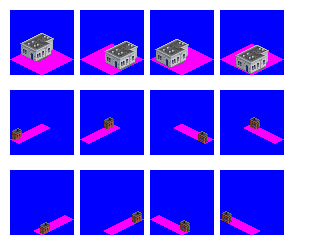
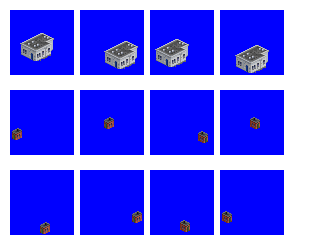
Layers edited between the first and the second 320x250 image:
hid "guides" over (10, 44, 284, 235)
